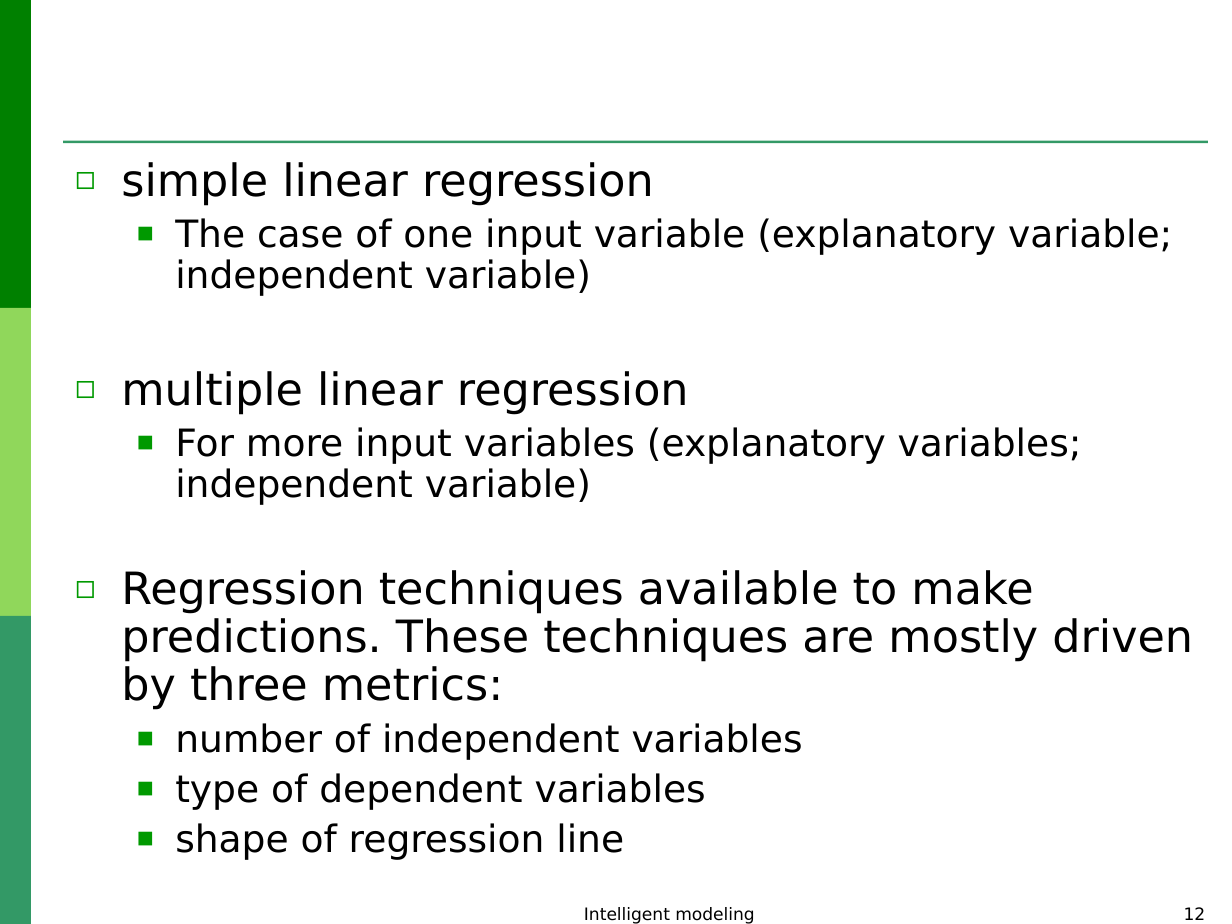
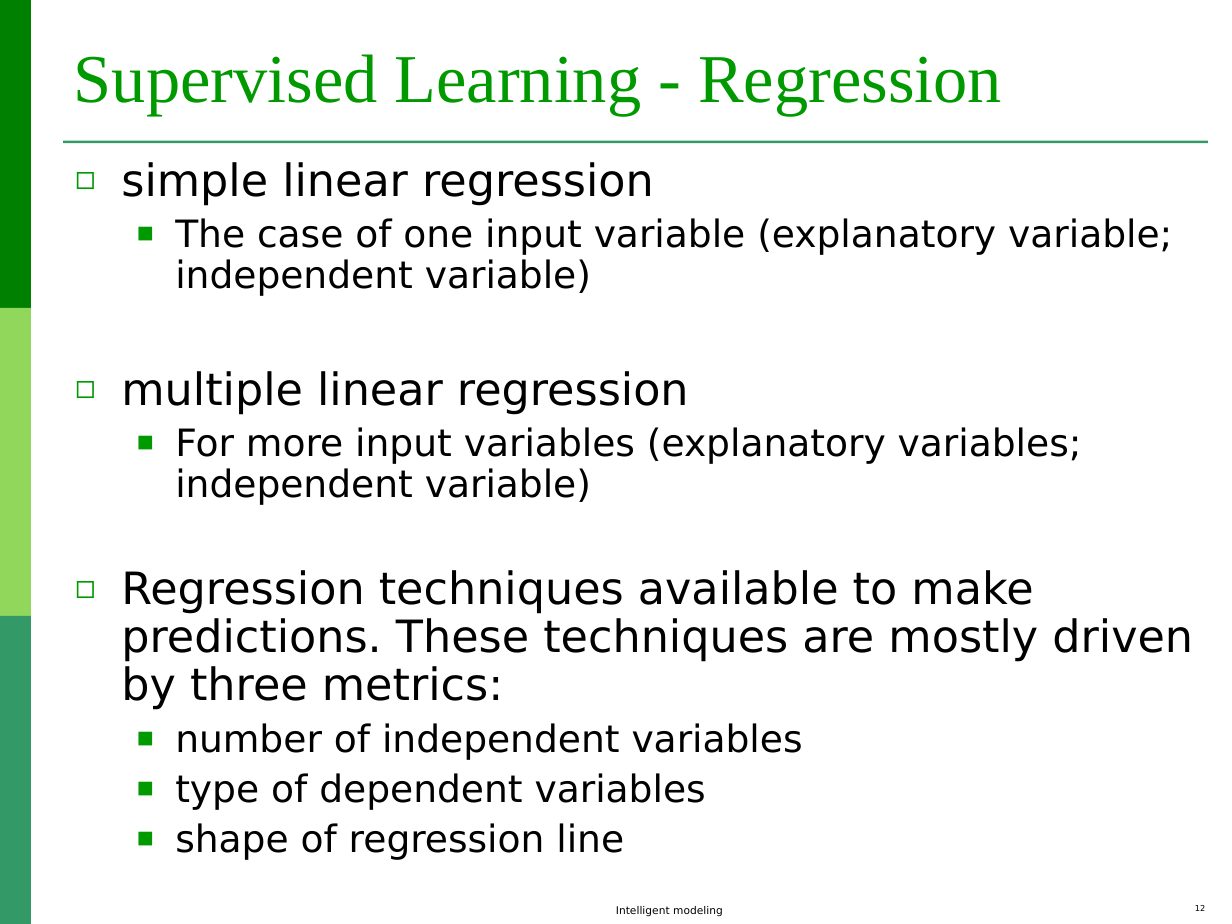
Before and after one commit to lauradiosan/DS-UBB, a slide deck: slide 12 of 2024-2025/lectures/ML_regression.ppt. Drawn at 1232x924 pixels with LibreOffice and Linux fonts; fonts in the diff are those of the drawing. Boxes give left, top, right and bottom in pixels: in the first picture for what was removed or moved away, otherwise in the second. Text is boxed around its words. In the diff, an @@ line names an element or a change of style, - is before the commit and + after.

```diff
--- a/2024-2025/lectures/ML_regression.ppt
+++ b/2024-2025/lectures/ML_regression.ppt
@@ title added at (74,54,1002,115), 40 pt, text #009900 @@
+Supervised Learning - Regression
@@ text "Intelligent modeling" at (616,906,723,916): size 10 to 6.2 pt @@
@@ page number at (1195,905,1205,911): size 10 to 4.8 pt @@
```
Also in this commit, not shown: 18 other slides changed, 11 other files.
